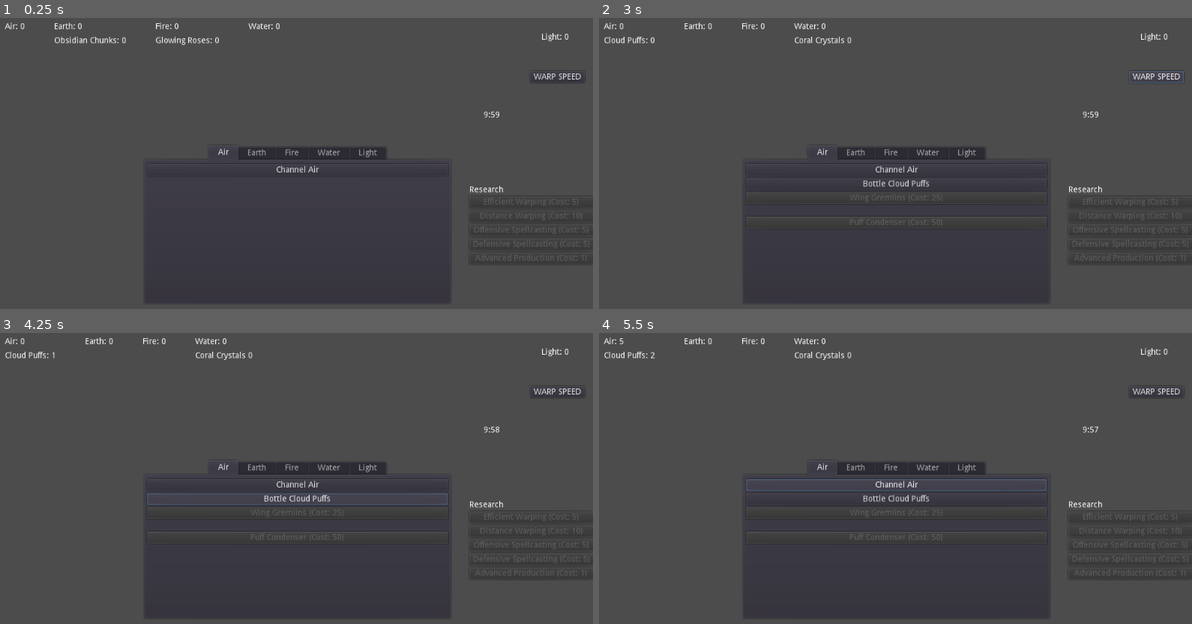
Above: before the commit, frames 1-4 (two rows, left to right).
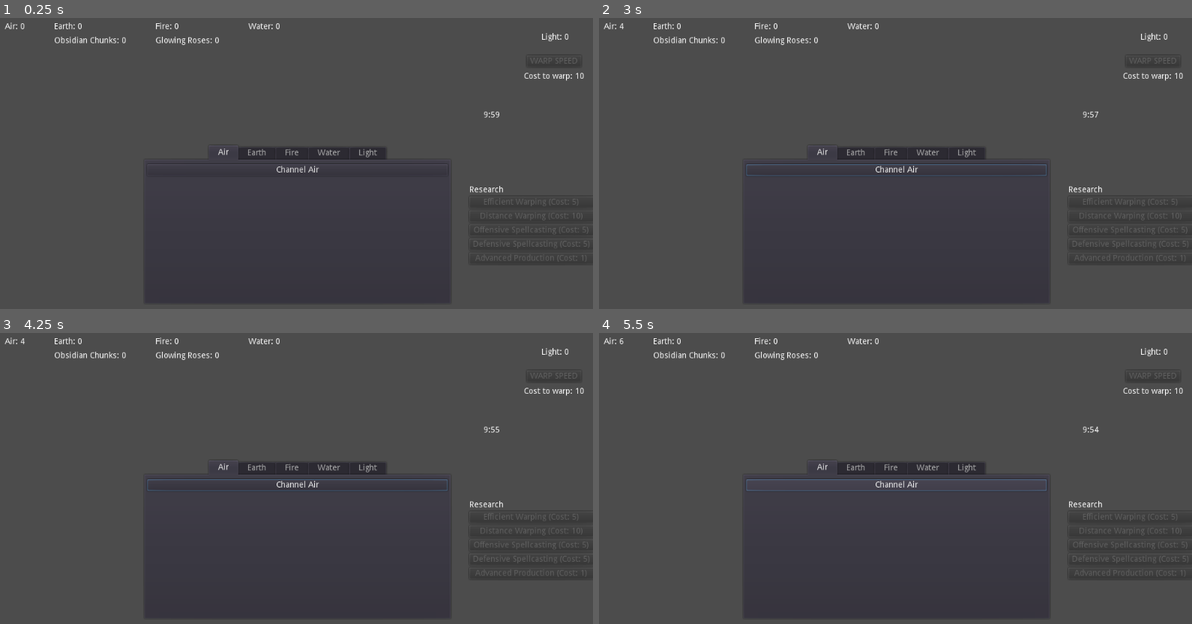
Above: after the commit, the same moments.

Repository: Kevin-Mortimer-19/Spellwarp
Game: Godot game, scene res://Scenes/Dimension.tscn
The game is run twice, just before and just after one commit, with the same random seed, the same clock (stepped at 60 frames per second) and the same inputs.
Inputs (mouse positions are in pixels of both pictures, inside the frame that each line leads up to):
- Up to frame 1 (0.25 s): no input
- Up to frame 2 (3 s): click (1156, 76) at 0.5 s, where only the run before the commit has a clickable "WARP SPEED"; click "Channel Air" at 1.25 s; click "Channel Air" at 2 s; click (1156, 76) at 2.75 s, where only the run before the commit has a clickable "WARP SPEED"
- Up to frame 3 (4.25 s): click (296, 498) at 3.5 s, where only the run before the commit has a clickable "Bottle Cloud Puffs"
- Up to frame 4 (5.5 s): click (895, 498) at 4.25 s, where only the run before the commit has a clickable "Bottle Cloud Puffs"; click "Channel Air" at 5 s

The runs differ from the first frame. In frame 1, 0.1% of the frame differs, in the area x 88-99%, y 18-22%; in frame 2, 1.6%; in frame 3, 1.8%, in the area x 0-99%, y 1-72%; in frame 4, 1.2%.

Commit message:
warp speed engaged

Diff:
--- a/Scenes/Dimension.tscn
+++ b/Scenes/Dimension.tscn
@@ -364,12 +364,21 @@
 margin_bottom = 20.0
 text = "Combine Elements"
 
-[node name="WARP SPEED" type="Button" parent="."]
-margin_left = 917.105
-margin_top = 122.737
-margin_right = 1010.11
-margin_bottom = 142.737
+[node name="WARP_SPEED" type="Button" parent="."]
+margin_left = 911.112
+margin_top = 95.7675
+margin_right = 1004.12
+margin_bottom = 115.767
 text = "WARP SPEED"
+
+[node name="Timer" type="Timer" parent="WARP_SPEED"]
+wait_time = 60.0
+
+[node name="Label" type="Label" parent="WARP_SPEED"]
+margin_left = -5.30328
+margin_top = 28.6378
+margin_right = 34.6967
+margin_bottom = 42.6378
 
 [node name="Resource_Controller" type="Node" parent="."]
 script = ExtResource( 1 )
@@ -420,5 +429,6 @@
 [connection signal="pressed" from="TabContainer/Water/Passive2" to="PassiveController" method="_on_water_passive2_pressed"]
 [connection signal="timeout" from="TabContainer/Water/Passive2/Timer" to="PassiveController" method="_on_water_passive2_timeout"]
 [connection signal="pressed" from="TabContainer/Light/Button" to="." method="_on_light_button_pressed"]
-[connection signal="pressed" from="WARP SPEED" to="." method="_on_warp_button_pressed"]
+[connection signal="pressed" from="WARP_SPEED" to="." method="_on_warp_button_pressed"]
+[connection signal="timeout" from="WARP_SPEED/Timer" to="." method="_on_warp_timer_timeout"]
 [connection signal="timeout" from="TimeUntilTheEnd" to="TimeUntilTheEnd" method="_time_is_up"]
--- a/Scripts/BigScript.gd
+++ b/Scripts/BigScript.gd
@@ -11,6 +11,9 @@
 onready var Resource_Controller = $Resource_Controller
 onready var Passive_Controller = $PassiveController
 onready var Time_Until_End = $TimeUntilTheEnd
+onready var Warp_Button = $WARP_SPEED
+onready var Warp_Timer = $WARP_SPEED/Timer
+onready var Warp_Label = $WARP_SPEED/Label
 onready var Storage = StoredEnergy
 
 var air_count: int = 0
@@ -24,6 +27,9 @@
 var fire_clicker = 1
 var water_clicker = 1
 
+var warp_cost = 10
+var warp_ready: bool = false
+
 var list = ResourceList
 
 var rng = RandomNumberGenerator.new()
@@ -31,6 +37,9 @@
 var current_dim = dim.new(1,1,1,1)
 
 func _ready():
+	Warp_Label.text = "Cost to warp: %s" % str(warp_cost)
+	if Warp_Timer.is_stopped():
+		Warp_Timer.start()
 	rng.randomize()
 	new_dimension()
 
@@ -45,7 +54,10 @@
 			r.visible = true
 
 func _process(delta):
-	pass
+	if light_count < warp_cost || !warp_ready:
+		Warp_Button.disabled = true
+	else:
+		Warp_Button.disabled = false
 
 func add_element(amount, element):
 	match element:
@@ -144,9 +156,18 @@
 		add_element(-1 * water_count, list.RES.WATER)
 
 func _on_warp_button_pressed():
-	Time_Until_End.reset()
-	new_dimension()
-	SoundPlayer.play_random_ost(SoundPlayer.THEOST)
+	if light_count >= warp_cost:
+		add_element(-1 * warp_cost, list.RES.LIGHT)
+		warp_cost += 2 * warp_cost
+		Warp_Label.text = "Cost to warp: %s" % str(warp_cost)
+		Time_Until_End.reset()
+		new_dimension()
+		SoundPlayer.play_random_ost(SoundPlayer.THEOST)
+		Warp_Button.disabled = true
+		Warp_Timer.start()
+
+func _on_warp_timer_timeout():
+	warp_ready = true
 
 func unlock_advanced():
 	for r in get_tree().get_nodes_in_group("advanced"):
